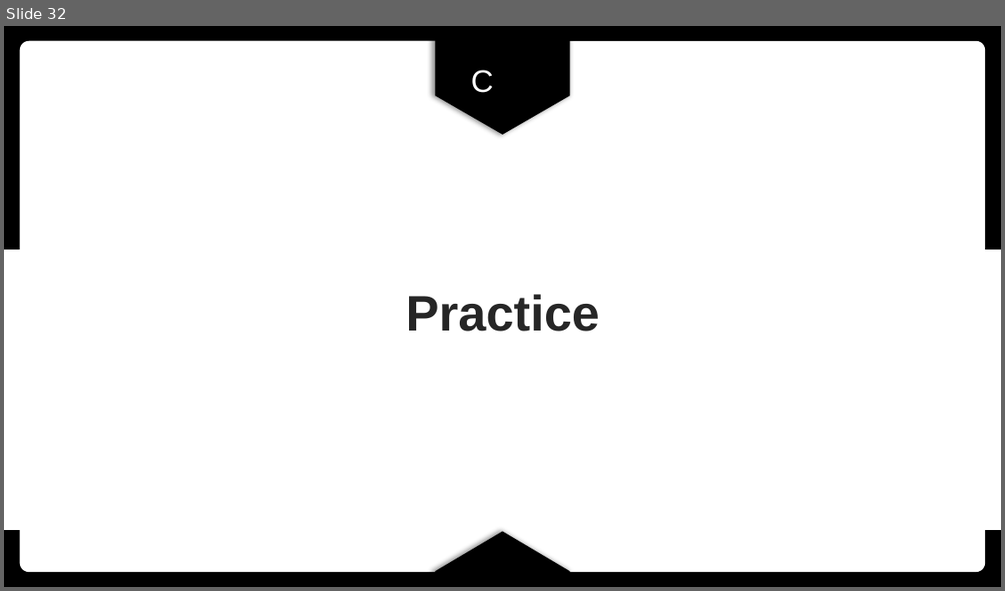
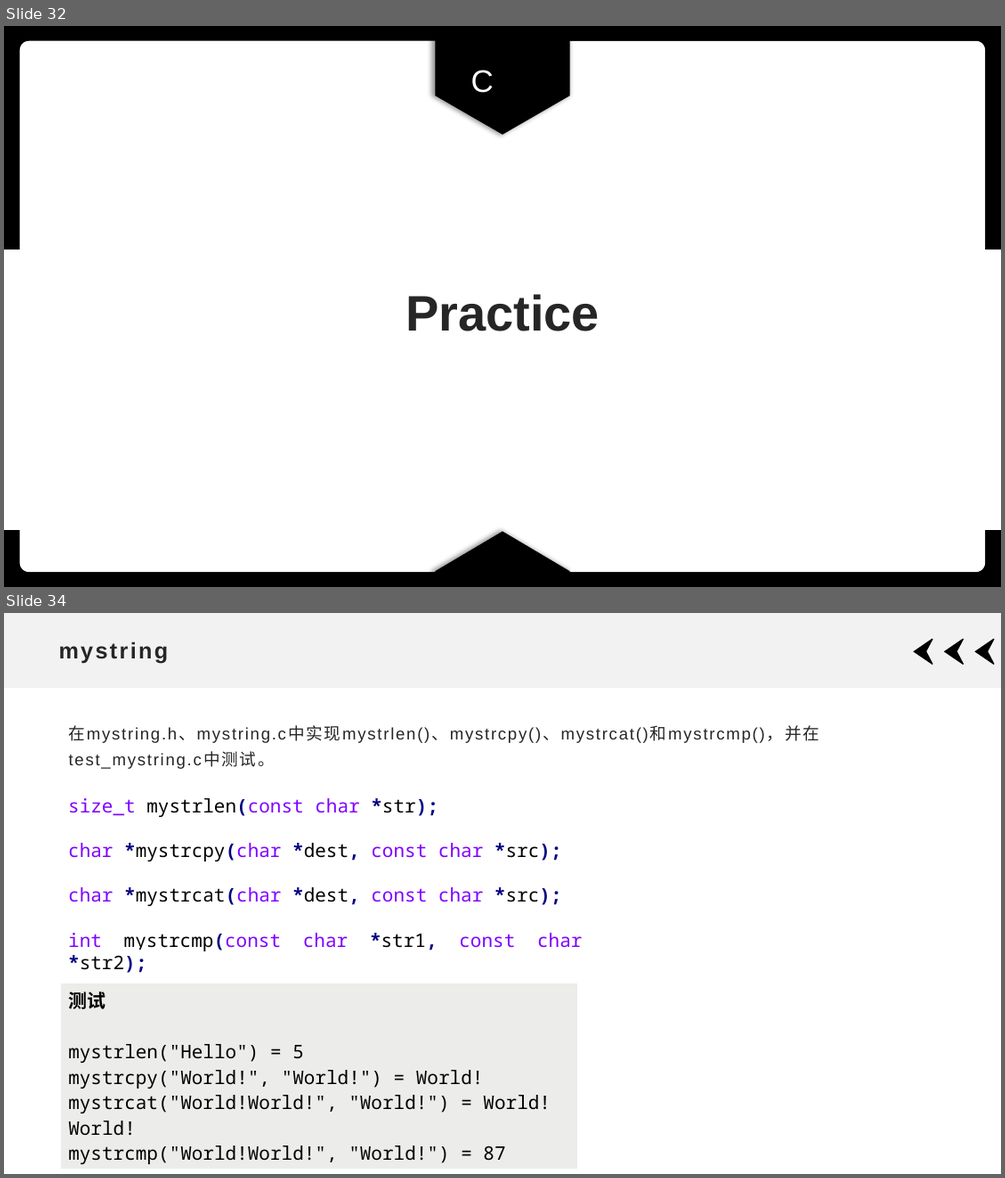
Before and after one commit to xdai02/C, a slide deck: slides/Chapter7.pptx. Shown one above the other, each under a label of ours: slide 32 before the commit, slides 32 and 34 after it; the slides between them are not shown. The pictures are 1005x591 and 1005x1178 pixels, drawn with LibreOffice and Linux fonts; fonts in the diff are those of the drawing. Boxes give left, top, right and bottom in pixels: in the first picture for what was removed or moved away, otherwise in the second. Text is boxed around its words. In the diff, an @@ line names an element or a change of style, - is before the commit and + after.

```diff
--- a/slides/Chapter7.pptx
+++ b/slides/Chapter7.pptx
@@ slide 34 added at [4, 613, 1001, 1174], background #FFFFFF @@
@@ rectangle added at [4, 613, 1001, 688], fill #F2F2F2 @@
@@ freeform shape added at [914, 639, 933, 665], fill #000000, outline #000000 1 pt @@
@@ freeform shape added at [945, 639, 963, 665], fill #000000, outline #000000 1 pt @@
@@ freeform shape added at [976, 639, 995, 665], fill #000000, outline #000000 1 pt @@
@@ title added at [59, 641, 169, 664], 21.6 pt, text #262626, bold @@
+mystring
@@ text added at [69, 725, 819, 769], 16 pt, text #262626 @@
+在mystring.h、mystring.c中实现mystrlen()、mystrcpy()、mystrcat()和mystrcmp()，并在test_mystring.c中测试。
@@ text added at [68, 798, 582, 951], 18 pt, text #8000FF @@
+size_t mystrlen(const char *str);
+char *mystrcpy(char *dest, const char *src);
+char *mystrcat(char *dest, const char *src);
+int mystrcmp(const char *str1, const char *str2);
@@ table added at [61, 982, 577, 1167], 1 rows, 1 columns @@
+测试 / mystrlen("Hello") = 5 / mystrcpy("World!", "World!") = World! / mystrcat("World!World!", "World!") = World!World! / mystrcmp("World!World!", "World!") = 87
```
Also in this commit, not shown: 3 other slides added, 1 slide removed, 18 other files.
